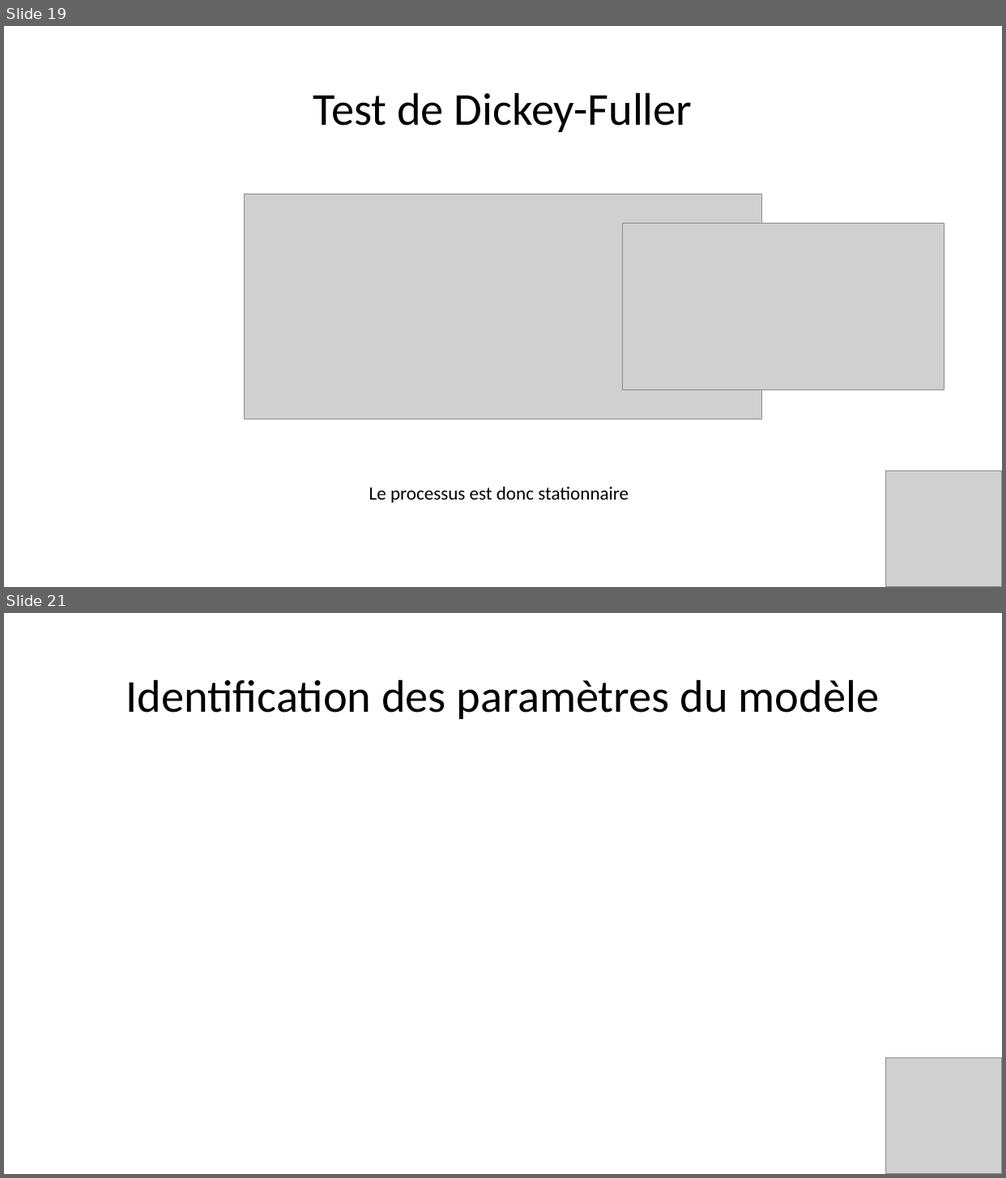
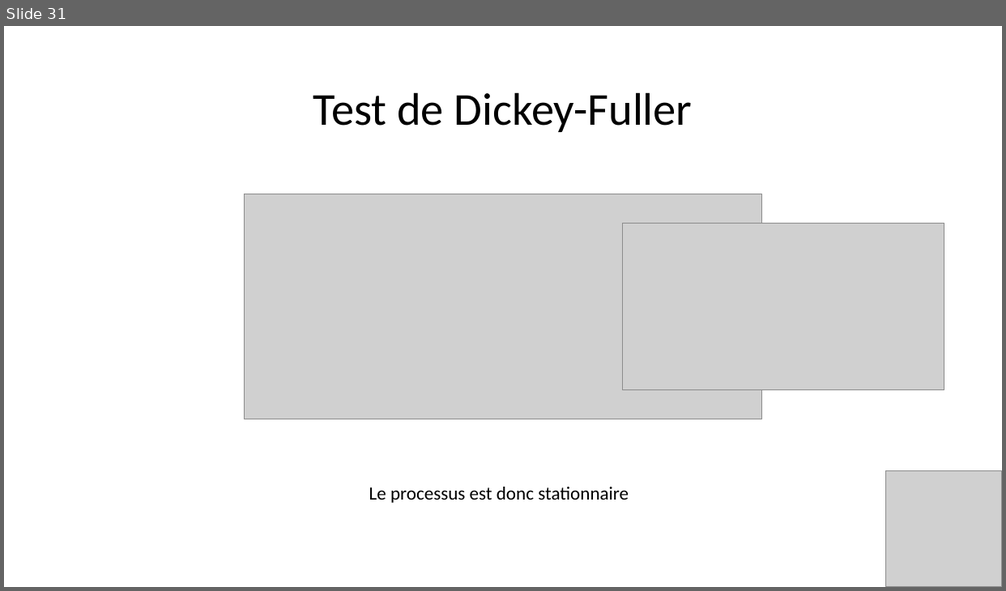
Before and after one commit to Julien-paulet/Projet_8, a slide deck: Présentation Projet_8.pptx. Shown one above the other, each under a label of ours: slides 19 and 21 before the commit, slide 31 after it; the slides between them are not shown. The pictures are 1006x1178 and 1006x591 pixels, drawn with LibreOffice and Linux fonts; fonts in the diff are those of the drawing; grey boxes stand for pictures. Boxes give left, top, right and bottom in pixels: in the first picture for what was removed or moved away, otherwise in the second. Text is boxed around its words. In the diff, an @@ line names an element or a change of style, - is before the commit and + after.

```diff
--- a/Présentation Projet_8.pptx
+++ b/Présentation Projet_8.pptx
@@ slide 21 removed at [4, 613, 1002, 1174], background #FFFFFF @@
@@ title removed at [126, 679, 880, 719] @@
-Identification des paramètres du modèle
@@ picture removed at [886, 1058, 1002, 1174] @@
@@ what was slide 19 is now slide 31 @@
```
Also in this commit, not shown: 7 slides changed, 5 slides added, 8 other files.
